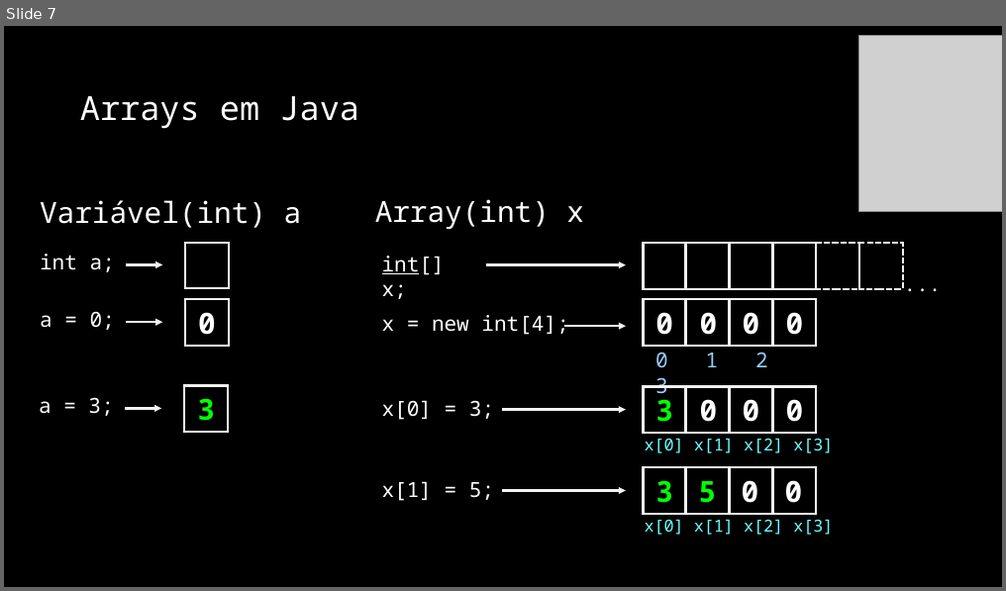
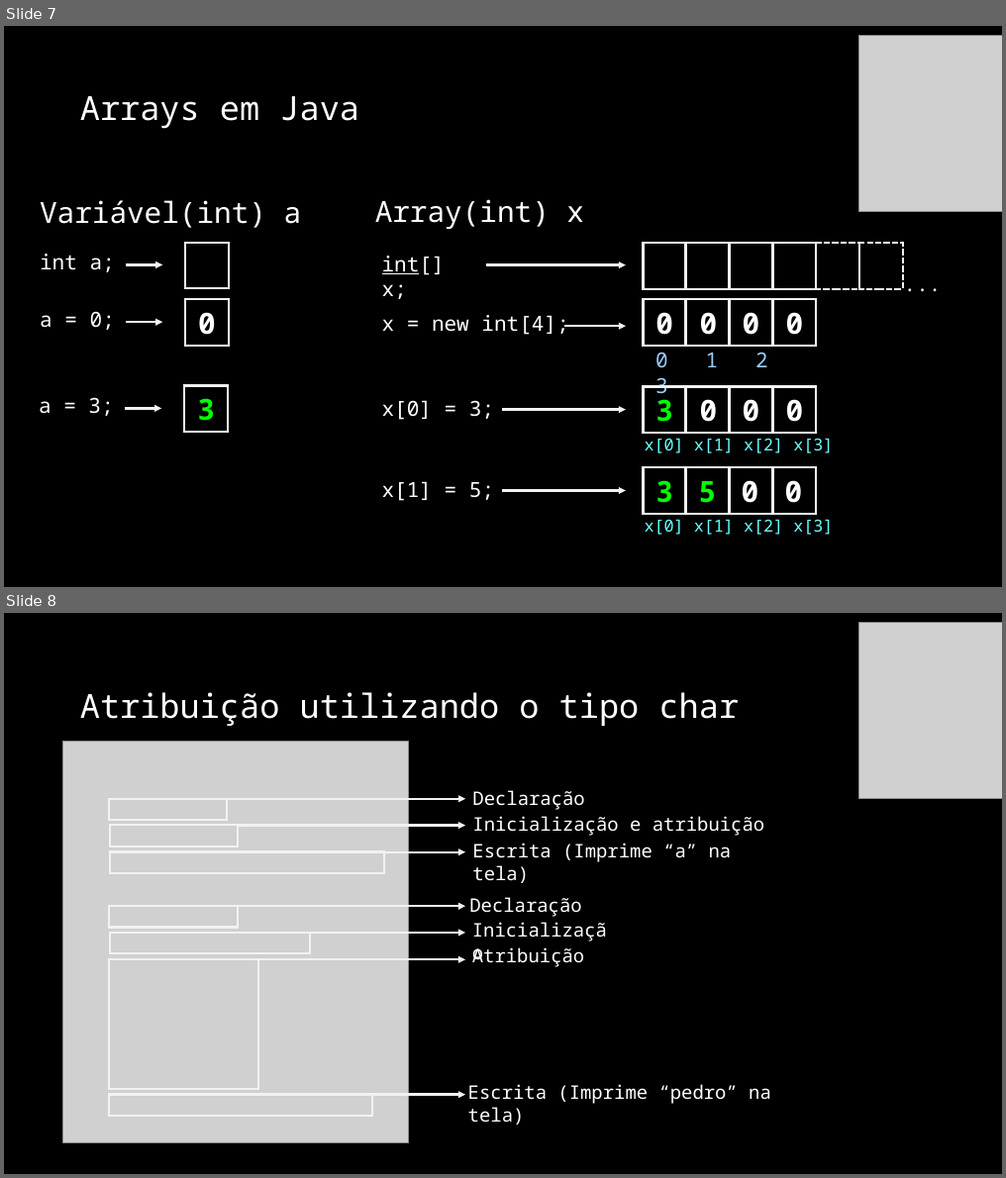
Before and after one commit to jrdutra/algoritmos, a slide deck: material_de_apoio/resumo_pratico.pptx. Shown one above the other, each under a label of ours: slide 7 before the commit, slides 7 and 8 after it. The pictures are 1006x591 and 1006x1178 pixels, drawn with LibreOffice and Linux fonts; fonts in the diff are those of the drawing; grey boxes stand for pictures. Boxes give left, top, right and bottom in pixels: in the first picture for what was removed or moved away, otherwise in the second. Text is boxed around its words. In the diff, an @@ line names an element or a change of style, - is before the commit and + after.

```diff
--- a/material_de_apoio/resumo_pratico.pptx
+++ b/material_de_apoio/resumo_pratico.pptx
@@ slide 8 added at (x1=4, y1=613, x2=1002, y2=1174), background #000000 @@
@@ picture added at (x1=859, y1=622, x2=1002, y2=799) @@
@@ title added at (x1=80, y1=692, x2=740, y2=726), 32 pt, text #FFFFFF @@
+Atribuição utilizando o tipo char
@@ picture added at (x1=62, y1=742, x2=408, y2=1144) @@
@@ text added at (x1=472, y1=790, x2=584, y2=810), 18 pt, text #FFFFFF @@
+Declaração
@@ rectangle added at (x1=110, y1=799, x2=227, y2=820), outline #F2F2F2 2 pt @@
@@ arrow added from (227, 799) to (466, 799), #F2F2F2 2.25 pt @@
@@ text added at (x1=472, y1=816, x2=618, y2=836), 18 pt, text #FFFFFF @@
+Inicialização
@@ text added at (x1=630, y1=816, x2=764, y2=836), 18 pt, text #FFFFFF @@
+Inicialização e atribuição
@@ rectangle added at (x1=110, y1=825, x2=238, y2=846), outline #F2F2F2 2 pt @@
@@ arrow added from (237, 826) to (465, 826), #F2F2F2 2.25 pt @@
@@ text added at (x1=472, y1=843, x2=732, y2=883), 18 pt, text #FFFFFF @@
+Escrita (Imprime “a” na tela)
@@ rectangle added at (x1=110, y1=852, x2=384, y2=872), outline #F2F2F2 2 pt @@
@@ arrow added from (384, 853) to (465, 853), #F2F2F2 2.25 pt @@
@@ rectangle added at (x1=110, y1=906, x2=238, y2=928), outline #F2F2F2 2 pt @@
@@ arrow added from (238, 906) to (465, 906), #F2F2F2 2.25 pt @@
@@ text added at (x1=469, y1=897, x2=581, y2=917), 18 pt, text #FFFFFF @@
+Declaração
@@ rectangle added at (x1=110, y1=933, x2=310, y2=954), outline #F2F2F2 2 pt @@
@@ arrow added from (310, 933) to (465, 933), #F2F2F2 2.25 pt @@
@@ rectangle added at (x1=110, y1=959, x2=259, y2=1089), outline #F2F2F2 2 pt @@
@@ arrow added from (258, 959) to (465, 959), #F2F2F2 2.25 pt @@
@@ text added at (x1=472, y1=948, x2=584, y2=967), 18 pt, text #FFFFFF @@
+Atribuição
@@ text added at (x1=468, y1=1084, x2=771, y2=1125), 18 pt, text #FFFFFF @@
+Escrita (Imprime “pedro” na tela)
@@ rectangle added at (x1=110, y1=1094, x2=373, y2=1115), outline #F2F2F2 2 pt @@
@@ arrow added from (372, 1095) to (465, 1095), #F2F2F2 2.25 pt @@
```
Also in this commit, not shown: 2 other slides added.
